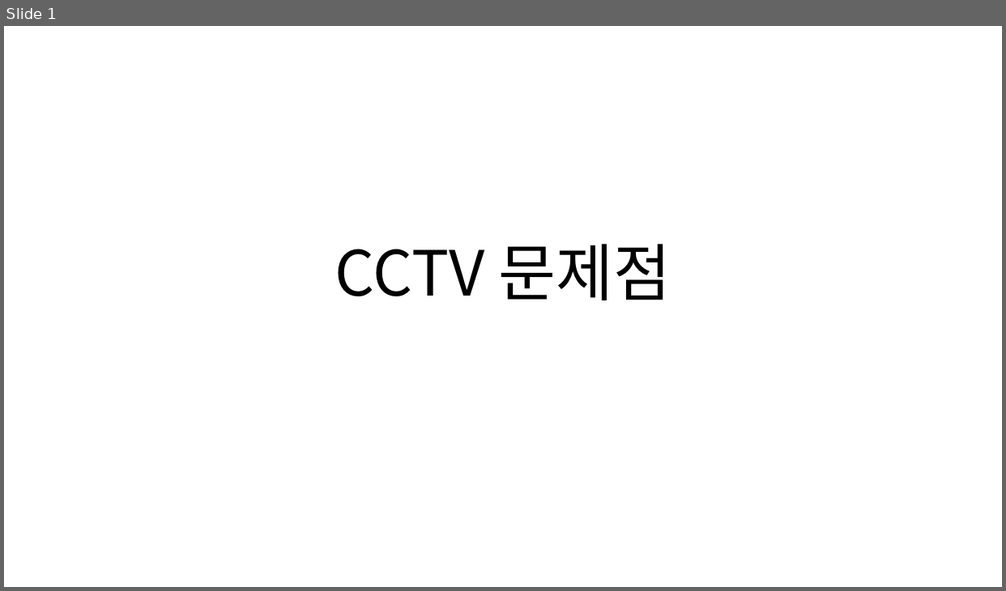
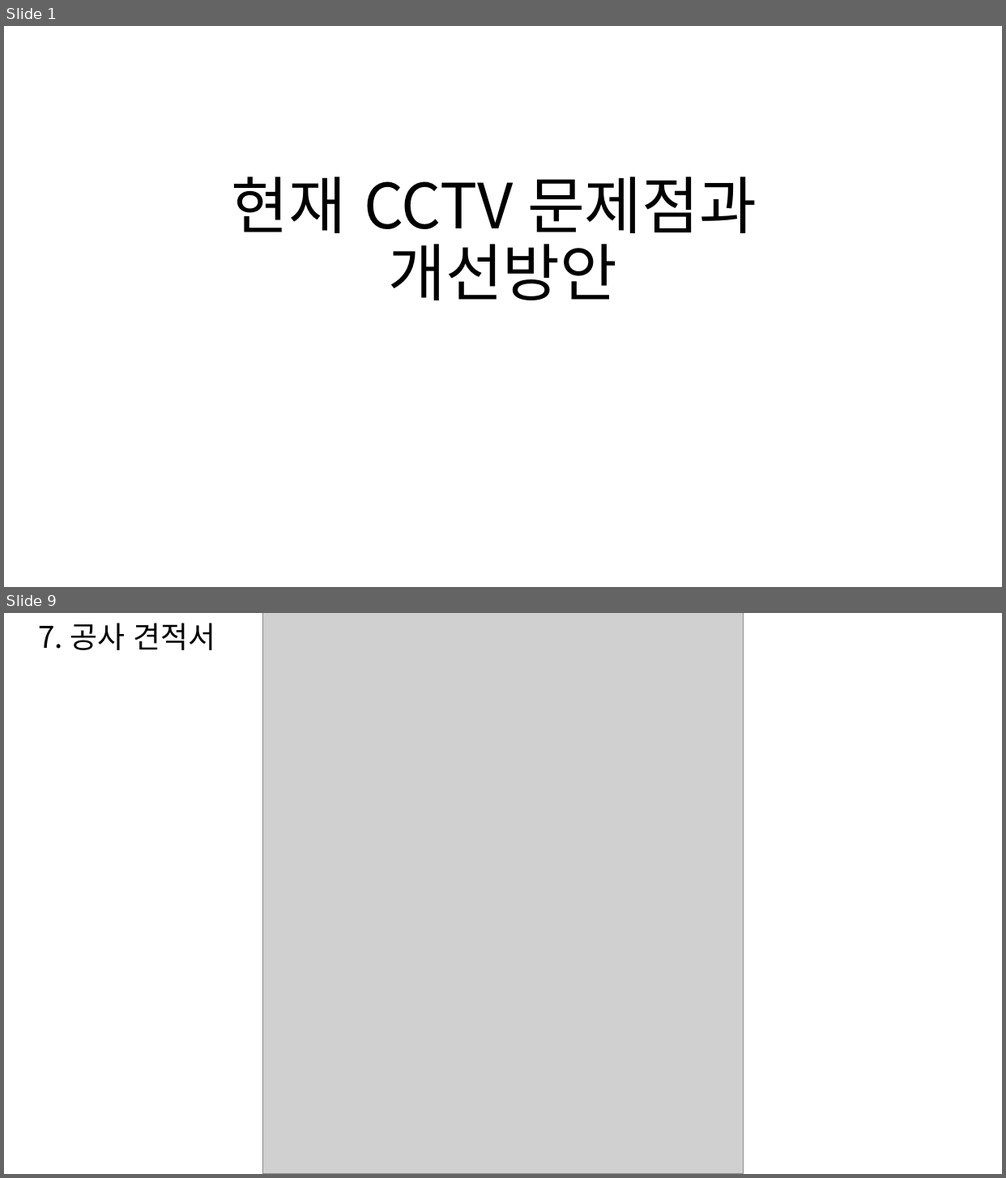
Before and after one commit to an9383/React_Guro_2025, a slide deck: ppt/CCTV/CCTV 문제점.pptx. Shown one above the other, each under a label of ours: slide 1 before the commit, slides 1 and 9 after it; the slides between them are not shown. The pictures are 1006x591 and 1006x1178 pixels, drawn with LibreOffice and Linux fonts; fonts in the diff are those of the drawing; grey boxes stand for pictures. Boxes give left, top, right and bottom in pixels: in the first picture for what was removed or moved away, otherwise in the second. Text is boxed around its words. In the diff, an @@ line names an element or a change of style, - is before the commit and + after.

```diff
--- a/ppt/CCTV/CCTV 문제점.pptx
+++ b/ppt/CCTV/CCTV 문제점.pptx
@@ slide 9 added at [4,613,1002,1174], background #FFFFFF @@
@@ title added at [38,623,215,650], 28.8 pt, text #000000 @@
+7. 공사 견적서
@@ picture added at [263,613,744,1174] @@
@@ slide 1 changed as well @@
@@ title at [232,177,756,301]: text changed @@
-CCTV 문제점
+현재 CCTV 문제점과
+개선방안
```
Also in this commit, not shown: 7 other slides added, 1 slide removed.
